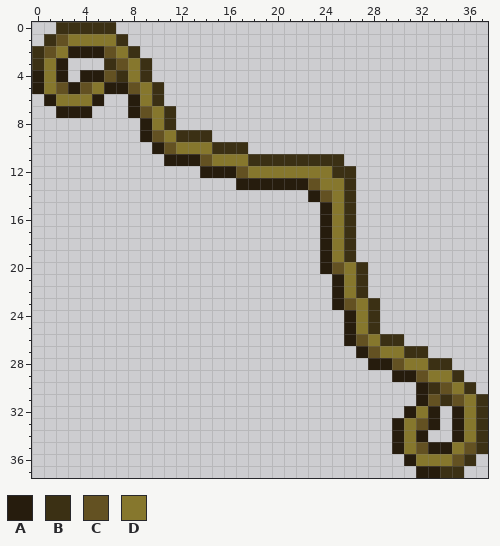
Pixel-art sprite -- Gearworks/border/gearworks_border_decoration_top_right_fancy.png. This is how it looked before the edit.
The file is 38x38 pixels.
Palette (. is transparent): A #261c0d  B #3b3014  C #635122  D #86772d
Pixels before, first column x 0:
 0 ..BBBBB...............................
 1 .BCDDDDB..............................
 2 BCDAAACDB.............................
 3 BDA...BCDB............................
 4 ADA.AACBDB............................
 5 ADCACDAACDB...........................
 6 .ADDDA..ADB...........................
 7 ..AAA...ACDB..........................
 8 .........ADB..........................
 9 .........ACDBBB.......................
10 ..........ACDDDBBB....................
11 ...........AAACDDDBBBBBBBB............
12 ..............AAACDDDDDDDBB...........
13 .................AAAAAACDDB...........
14 .......................ACDB...........
15 ........................ADB...........
16 ........................ADB...........
17 ........................ADB...........
18 ........................ADB...........
19 ........................ADB...........
20 ........................ACDB..........
21 .........................ADB..........
22 .........................ADB..........
23 .........................ACDB.........
24 ..........................ADB.........
25 ..........................ADB.........
26 ..........................ACDBB.......
27 ...........................ACDDBB.....
28 ............................AACDDBB...
29 ..............................AACDDB..
30 ................................ABCDB.
31 ................................ACBCDB
32 ...............................ADA.ADB
33 ..............................ADCA.ADB
34 ..............................ADA..ADB
35 ..............................ADCAADCB
36 ...............................ADDDCB.
37 ................................AABB..
Once edited:
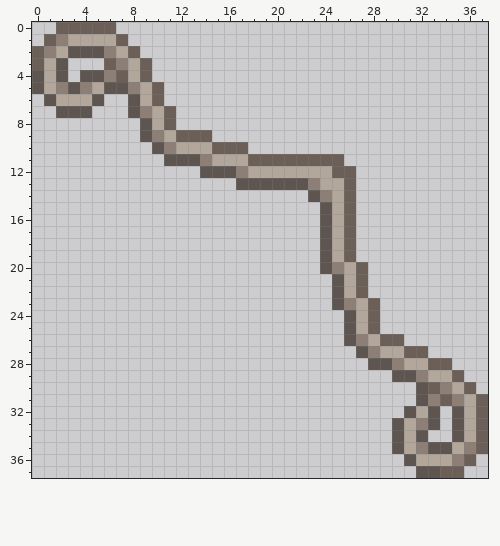
Edits made:
Colour A changes from #261c0d to #5e5550.
Colour B changes from #3b3014 to #6c5f57.
Colour C changes from #635122 to #8d7f75.
Colour D changes from #86772d to #b3a69b.
Boxes around the changes in both pictures, in picture pixels (x1, y1, x2, y2):
changed: (32, 22, 488, 478)
